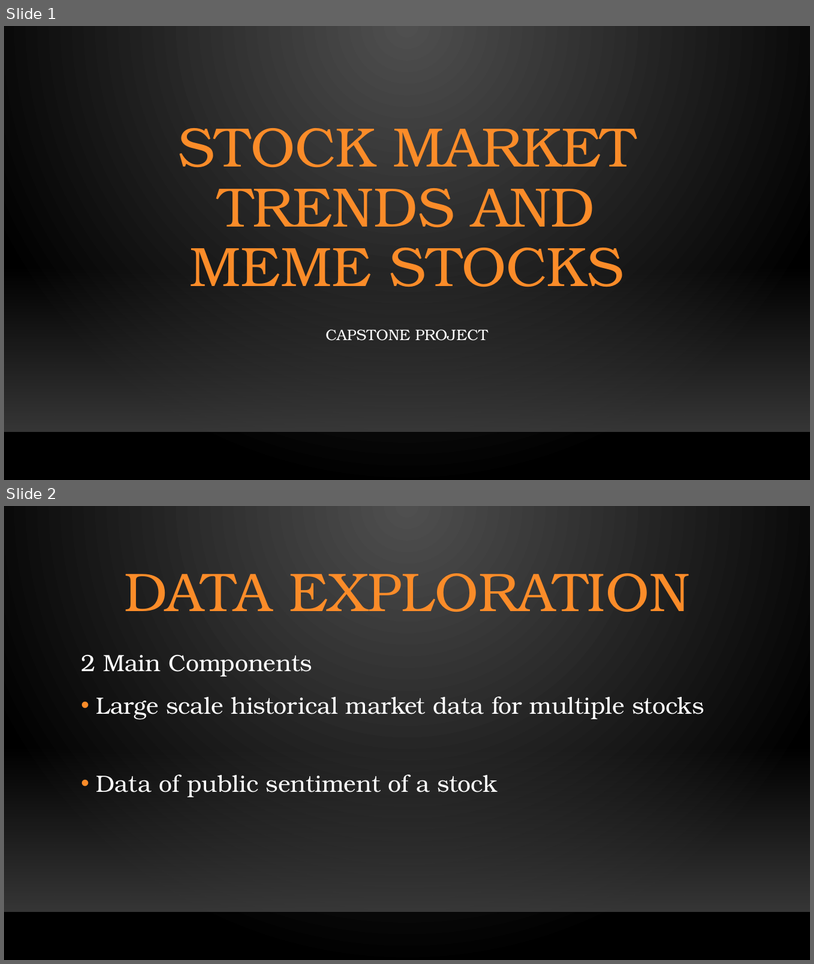
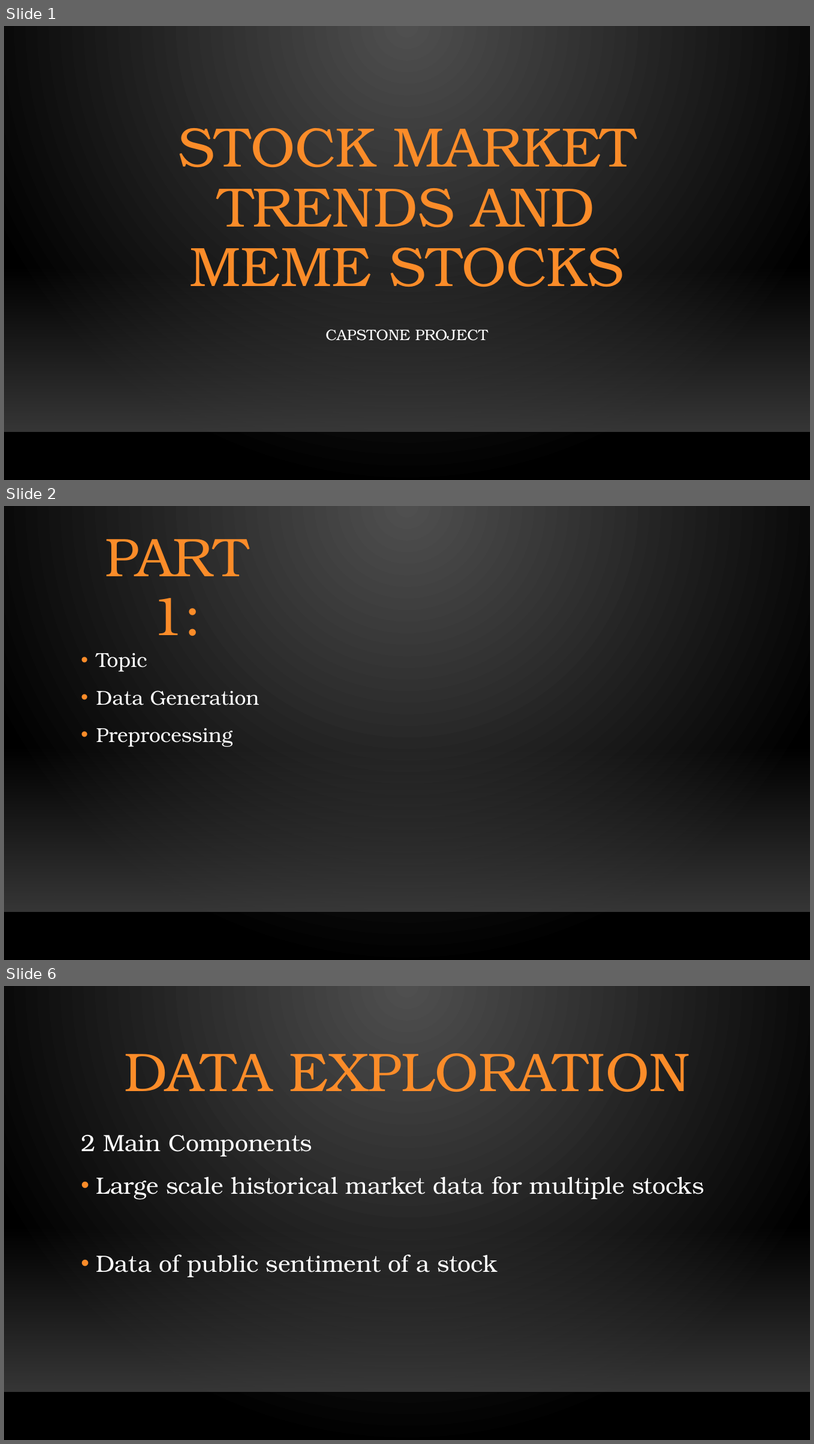
Before and after one commit to LukeMotley/Capstone_Project, a slide deck: Capstone_Presentation.pptx. Shown one above the other, each under a label of ours: slides 1 and 2 before the commit, slides 1, 2 and 6 after it; the slides between them are not shown. The pictures are 814x964 and 814x1444 pixels, drawn with LibreOffice and Linux fonts; fonts in the diff are those of the drawing; background and template pictures are left out. Boxes give left, top, right and bottom in pixels: in the first picture for what was removed or moved away, otherwise in the second. Text is boxed around its words. In the diff, an @@ line names an element or a change of style, - is before the commit and + after.

```diff
--- a/Capstone_Presentation.pptx
+++ b/Capstone_Presentation.pptx
@@ slide 2 added at [4, 506, 810, 960], background gradient #505050 to #000000; not listed: 2 template elements that a slide beside it also shows @@
@@ title added at [105, 539, 248, 636], 64.8 pt, text #FB8C29 @@
+PART 1:
@@ text added at [96, 653, 260, 747], 24 pt, text #FFFFFF @@
+• Topic
+• Data Generation
+• Preprocessing
@@ what was slide 2 is now slide 6 @@
```
Also in this commit, not shown: 8 other slides added, 1 slide removed.
